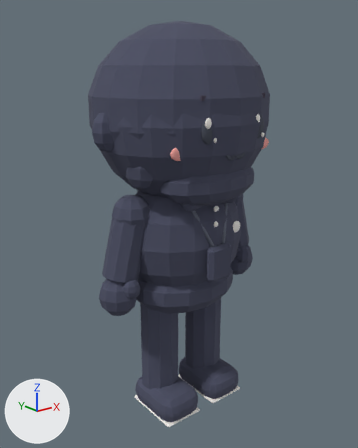
An edit to the glTF model out/avatars/av_tavi.glb, drawn before and after from the same camera.
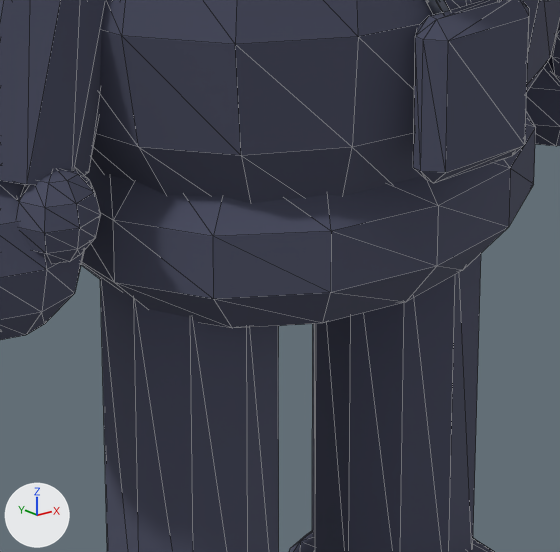
Each version appears first whole from a 50 mm lens placed at (-1.009, -1.243, 1.151), pointed at (-0.003, 0.014, 0.648), and next in a close-up on the part from 33% to 66% of the width and 54% to 81% of the height. The axes (+X, +Y, +Z) are drawn at lower left. The lights are the same throughout. The last two pictures show the newer version. The close-ups show mesh edges as thin lines. Where no turn or scale is listed for an object, it has been applied to the vertices. Vertices at exactly the same position are counted once.

Names of what the first close-up shows: 'SM_av_tavi_acc_badge_outline', 'SM_av_tavi_arm_l_outline', 'SM_av_tavi_arm_r_outline', 'SM_av_tavi_hips_outline', 'SM_av_tavi_leg_l_outline', 'SM_av_tavi_leg_r_outline', 'SM_av_tavi_torso_outline' and 1 more.
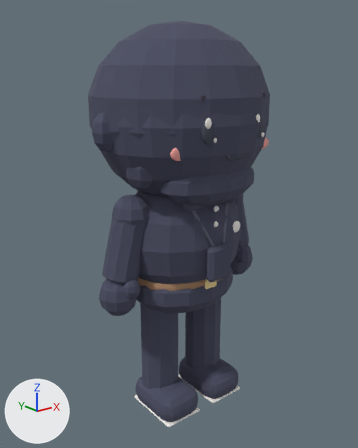
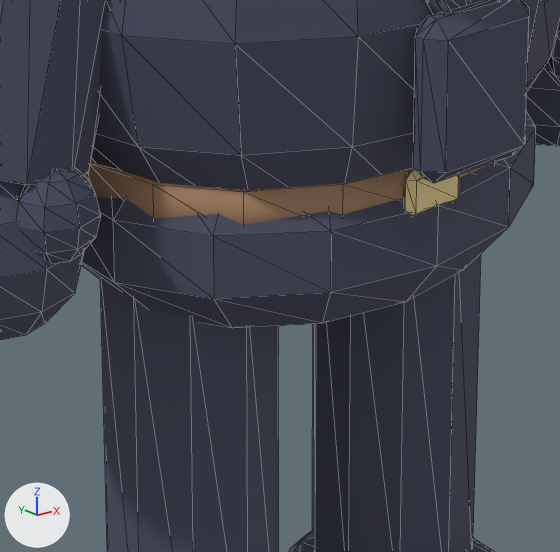
What the commit changed:
Material 'MAT_butter' (mat_mat_butter) is new.
Its base color is (0.922, 0.738, 0.356) (beige #f6dfa1).
Its roughness is 1.0.
me_sm_av_tavi_hips is used by ob_sm_av_tavi_hips; location (0.0, 0.0, 0.0).
me_sm_av_tavi_hips had 86 vertices, 168 faces and spanned x -0.181..0.181, y -0.146..0.146, z 0.36..0.54.
me_sm_av_tavi_hips now has 142 vertices, 272 faces and spans x -0.185..0.185, y -0.154..0.147, z 0.36..0.54.
me_sm_av_tavi_hips part 1: a new loose piece, a 16-sided cylinder along z spanning x -0.185..0.185, y -0.147..0.147, z 0.468..0.502, in mat_mat_wood_dark (brown #a98466).
me_sm_av_tavi_hips part 2: a new loose piece of 24 vertices spanning x -0.025..0.025, y -0.154..-0.142, z 0.468..0.502, in mat_mat_butter (beige #f6dfa1).
me_sm_av_tavi_hips gains material mat_mat_wood_dark (brown #a98466).
me_sm_av_tavi_hips gains material mat_mat_butter (beige #f6dfa1).

Location of each change, [x1, y1, x2, y2] in pixels of the close-ups (560 x 552 px):
'SM_av_tavi_hips', reshaped (not visible before): after [84, 159, 494, 225]
part 1 of me_sm_av_tavi_hips, added (brown): after [84, 159, 494, 225]
part 2 of me_sm_av_tavi_hips, added (beige): after [404, 169, 459, 215]
